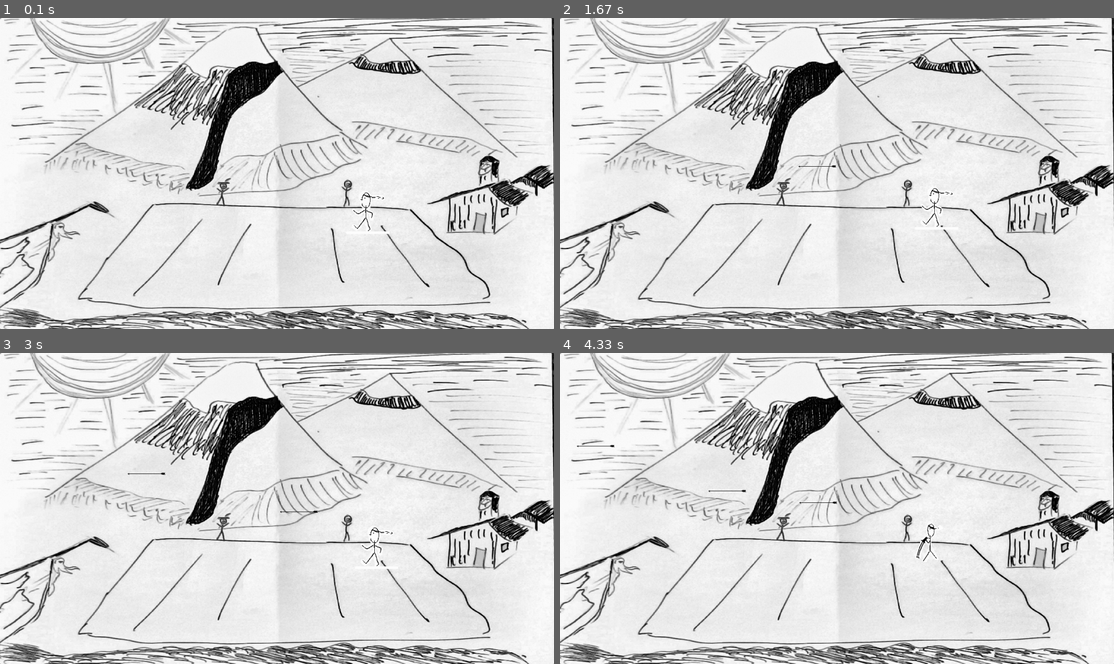
Above: before the commit, frames 1-4 (two rows, left to right).
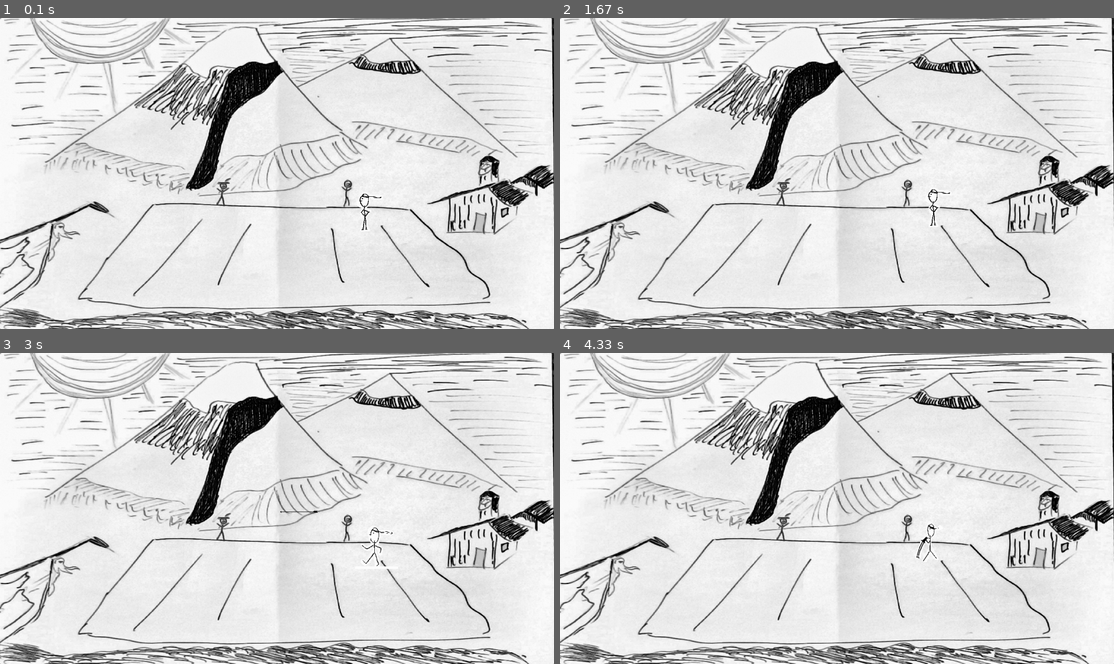
Above: after the commit, the same moments.

Repository: GAvidu1983/NinjaFight_pygame
Game: pygame game, started from sources/main.py
The game is run twice, just before and just after one commit, with the same random seed, the same clock (stepped at 60 frames per second) and the same inputs.
Inputs:
- Up to frame 1 (0.1 s): no input
- Up to frame 2 (1.67 s): hold A 0.33-0.8 s; hold Right 0.33-0.8 s; hold Right 0.83-1.3 s; hold D 0.83-1.3 s; hold Up 1.33-1.63 s
- Up to frame 3 (3 s): hold Right 1.67-2.13 s; hold D 1.67-2.13 s; hold Left 2.17-2.7 s; hold A 2.17-2.7 s; hold Down from 2.73 s (still down)
- Up to frame 4 (4.33 s): release Down at 3.03 s; hold Left 3.07-3.47 s; hold A 3.07-3.47 s; hold Up 3.5-3.87 s; hold Right from 3.9 s (still down); hold D from 3.9 s (still down)

The runs differ from the first frame. In frame 1, 0.1% of the frame differs, in the area x 63-71%, y 56-70%; in frame 2, 0.2%, in the area x 43-71%, y 47-69%; in frame 3, less than 0.1%; in frame 4, less than 0.1%.

Commit message:
add action image suriken jump - arrow disappear at target

Diff:
--- a/sources/main.py
+++ b/sources/main.py
@@ -15,10 +15,14 @@
 class Hero:
 
     def __init__(self):
-        self.pic  = pygame.image.load("../Pictures/hero0_marche.png")
+
+        self.pic  = pygame.image.load("../Pictures/hero0_static.png")
         self.pic = pygame.transform.scale(self.pic,(100,100))
 
-        self.pic_marche = self.pic.copy()
+        self.pic_static = self.pic.copy()
+
+        self.pic_marche  = pygame.image.load("../Pictures/hero0_marche.png")
+        self.pic_marche = pygame.transform.scale(self.pic_marche,(100,100))
 
         self.pic_attack  = pygame.image.load("../Pictures/hero0_sabreattack.png")
         self.pic_attack = pygame.transform.scale(self.pic_attack,(100,100))
@@ -55,10 +59,12 @@
 class Arrows :
 
     def __init__(self):
-        self.list = []   # [[(startx,starty),(endx,endy),(istx,isty)],()...]
+        self.list = []   # [[(startx,starty),(endx,endy),(istx,isty),inc],()...]
 
         self.pic_bullet  = pygame.image.load("../Pictures/arrow.png")
         self.pic_bullet = pygame.transform.scale(self.pic_bullet,(100,15))
+
+        self.step = 50
 
 
     def show(self,screen):
@@ -67,10 +73,10 @@
             screen.blit(self.pic_bullet,arr[2])
 
     def add(self,start,end) :
-        self.list.append([start,end,start])
+        self.list.append([start,end,start,0])
 
     def increment(self) :
-        step = 50
+        step = self.step
         for arr in self.list :
             x0,y0 = arr[0]
             x1,y1 = arr[1]
@@ -78,6 +84,10 @@
             dy = (y1-y0) /step
             x,y = arr[2]
             arr[2] = (x+dx,y+dy)
+            arr[3] += 1
+            if arr[3] >= self.step :
+                self.list.pop()
+
 
 
 
@@ -121,6 +131,10 @@
             running = False
 
         if event.type == pygame.KEYDOWN:
+
+            if event.key in [pygame.K_LEFT,pygame.K_RIGHT,pygame.K_UP,pygame.K_DOWN] :
+                Hero1.pic = Hero1.pic_marche
+
             if event.key == pygame.K_LEFT:
                 Hero1.posx -= 10
             if event.key == pygame.K_RIGHT:
@@ -151,8 +165,8 @@
                 Arrowl.add(Hero1.pos,Hero1.target)
 
         if event.type == pygame.KEYUP:
-            if event.key in [ pygame.K_RETURN,pygame.K_d,pygame.K_a ]:
-                Hero1.pic = Hero1.pic_marche
+            if event.key in [ pygame.K_RETURN,pygame.K_d,pygame.K_a,pygame.K_LEFT,pygame.K_RIGHT,pygame.K_UP,pygame.K_DOWN ]:
+                Hero1.pic = Hero1.pic_static
 
 
         if event.type == pygame.MOUSEBUTTONDOWN :
Binary file added: Pictures/hero0_jump.png
Binary file added: Pictures/hero0_shield.png
Binary file added: Pictures/hero0_shuriken.png
Binary file added: Pictures/hero0_static.png
Binary file added: Pictures/shuriken.png
